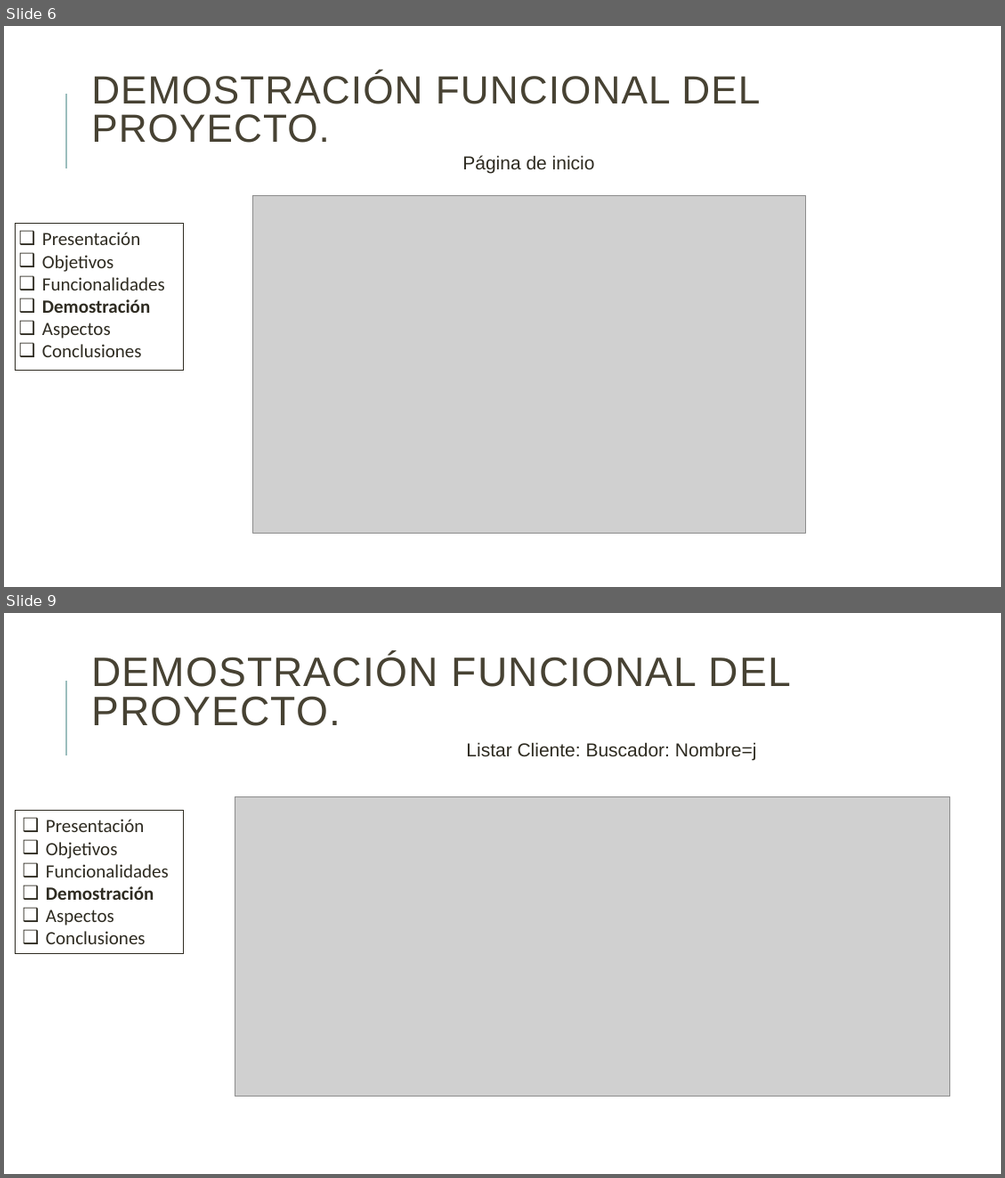
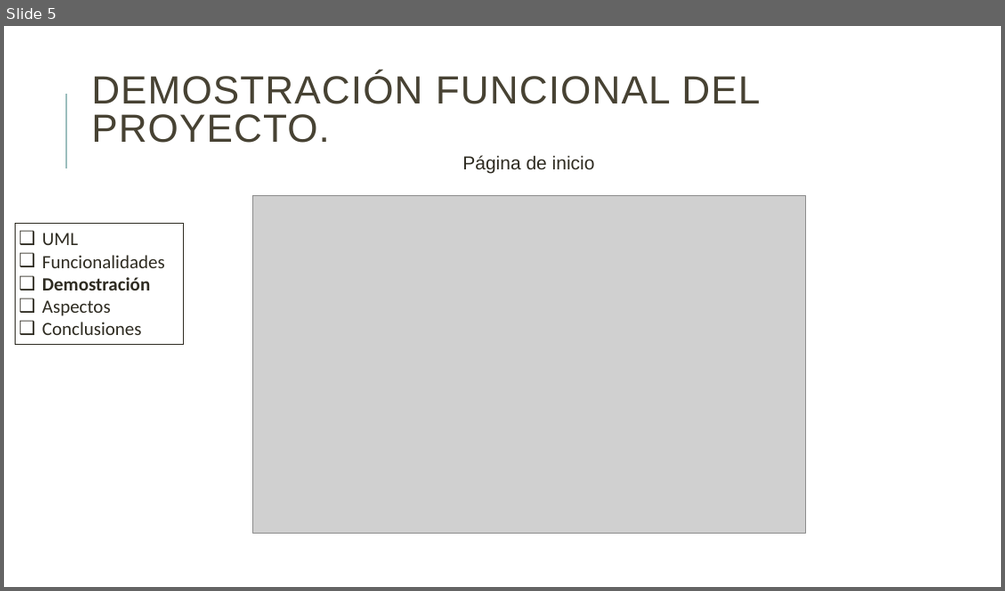
Before and after one commit to danielallhoff/M17-G4-AirDSS, a slide deck: AIRDSS.pptx. Shown one above the other, each under a label of ours: slides 6 and 9 before the commit, slide 5 after it; the slides between them are not shown. The pictures are 1005x1178 and 1005x591 pixels, drawn with LibreOffice and Linux fonts; fonts in the diff are those of the drawing; grey boxes stand for pictures. Boxes give left, top, right and bottom in pixels: in the first picture for what was removed or moved away, otherwise in the second. Text is boxed around its words. In the diff, an @@ line names an element or a change of style, - is before the commit and + after.

```diff
--- a/AIRDSS.pptx
+++ b/AIRDSS.pptx
@@ slide 9 removed at [4, 613, 1001, 1174], background #FFFFFF; not listed: 1 template element that a slide beside it also shows @@
@@ title removed at [91, 653, 791, 726] @@
-DEMOSTRACIÓN FUNCIONAL DEL PROYECTO.
@@ text removed at [466, 742, 757, 760] @@
-Listar Cliente: Buscador: Nombre=j
@@ picture removed at [235, 797, 950, 1096] @@
@@ rectangle removed at [16, 811, 184, 954] @@
-❑ Presentación
-❑ Objetivos
-❑ Funcionalidades
-❑ Demostración
-❑ Aspectos
-❑ Conclusiones
@@ what was slide 6 is now slide 5 @@
@@ slide 5 changed as well @@
@@ rectangle "UML": place and size @@
-rectangle "UML" at [16, 224, 184, 370]
+rectangle "UML" at [16, 224, 184, 345]
@@ text in rectangle at [42, 232, 78, 245]: text changed @@
-❑ Presentación
-❑ Objetivos
+❑ UML
```
Also in this commit, not shown: 6 other slides changed, 18 other slides removed.
